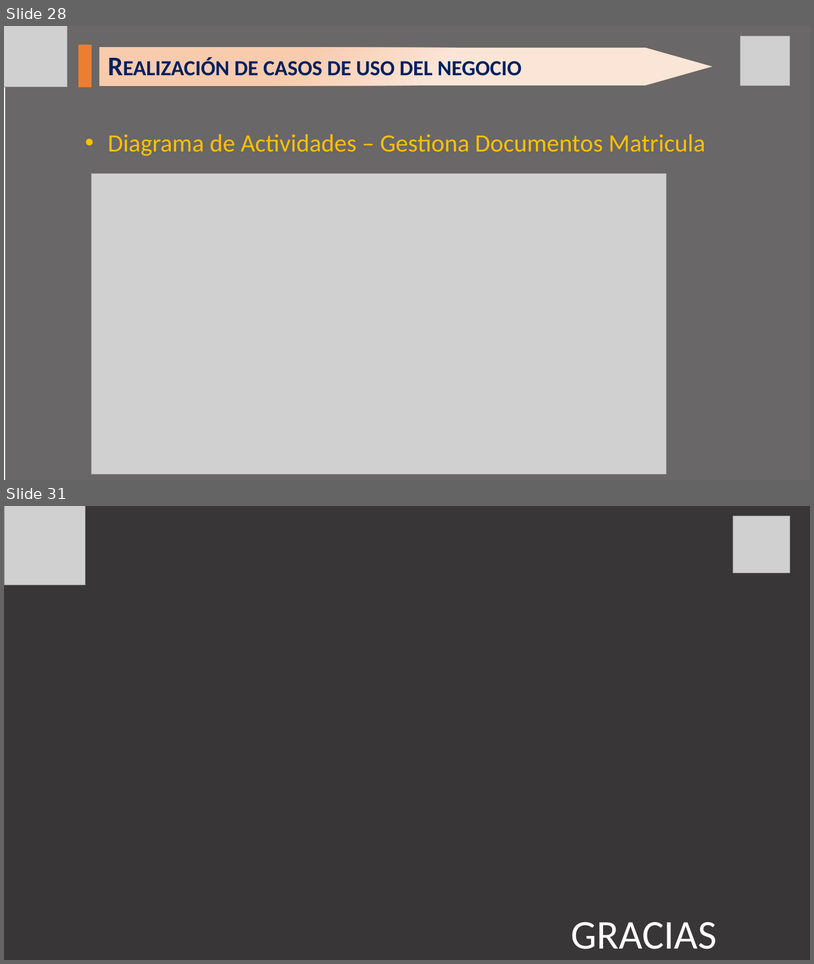
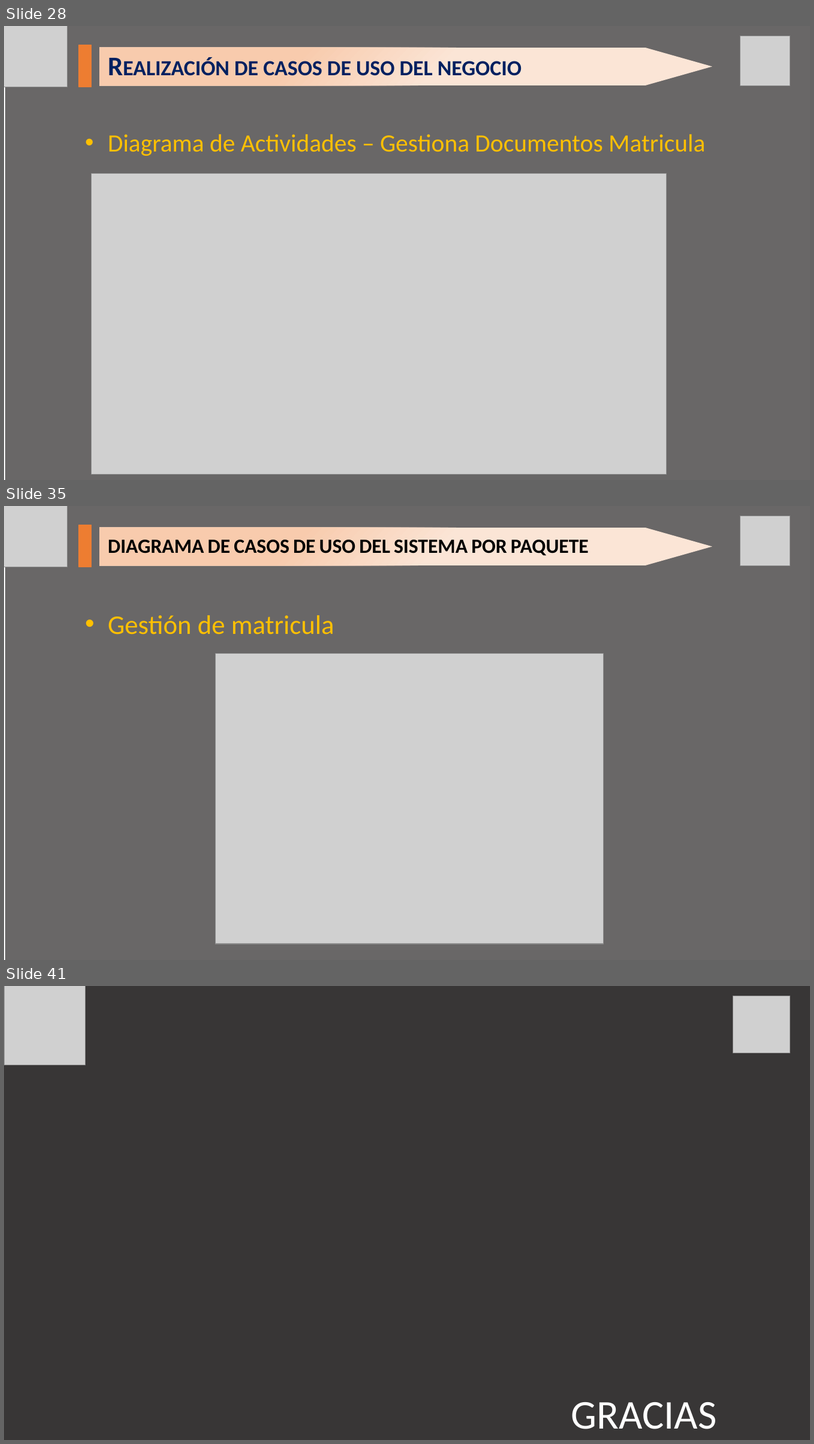
Before and after one commit to rojfrank/ing_req_rr, a slide deck: Requerimiento_Presentacion1.pptx. Shown one above the other, each under a label of ours: slides 28 and 31 before the commit, slides 28, 35 and 41 after it; the slides between them are not shown. The pictures are 814x964 and 814x1444 pixels, drawn with LibreOffice and Linux fonts; fonts in the diff are those of the drawing; grey boxes stand for pictures; background and template pictures are left out; a plain dark background stands for a picture behind light text. Boxes give left, top, right and bottom in pixels: in the first picture for what was removed or moved away, otherwise in the second. Text is boxed around its words. In the diff, an @@ line names an element or a change of style, - is before the commit and + after.

```diff
--- a/Requerimiento_Presentacion1.pptx
+++ b/Requerimiento_Presentacion1.pptx
@@ slide 35 added at bbox=[4, 506, 810, 960], background picture (left out) @@
@@ picture added at bbox=[4, 506, 68, 567] @@
@@ rectangle added at bbox=[5, 506, 810, 960], fill #3B3838 at 76% opacity @@
@@ picture added at bbox=[741, 516, 791, 566] @@
@@ rectangle added at bbox=[79, 525, 91, 567], fill #ED7D31, outline #ED7D31 1 pt @@
@@ pentagon arrow added at bbox=[99, 528, 713, 566], fill gradient #FBE5D6 to #F8CBAD @@
@@ title added at bbox=[108, 540, 589, 556], 24 pt, text #000000, bold, small capitals @@
+DIAGRAMA DE CASOS DE USO DEL SISTEMA POR PAQUETE
@@ text added at bbox=[108, 615, 335, 634], 32 pt, text #FFC000 @@
+• Gestión de matricula
@@ picture added at bbox=[216, 654, 604, 943] @@
@@ what was slide 31 is now slide 41 @@
```
Also in this commit, not shown: 14 slides changed, 10 other slides added, 1 slide removed, 1 other file.
